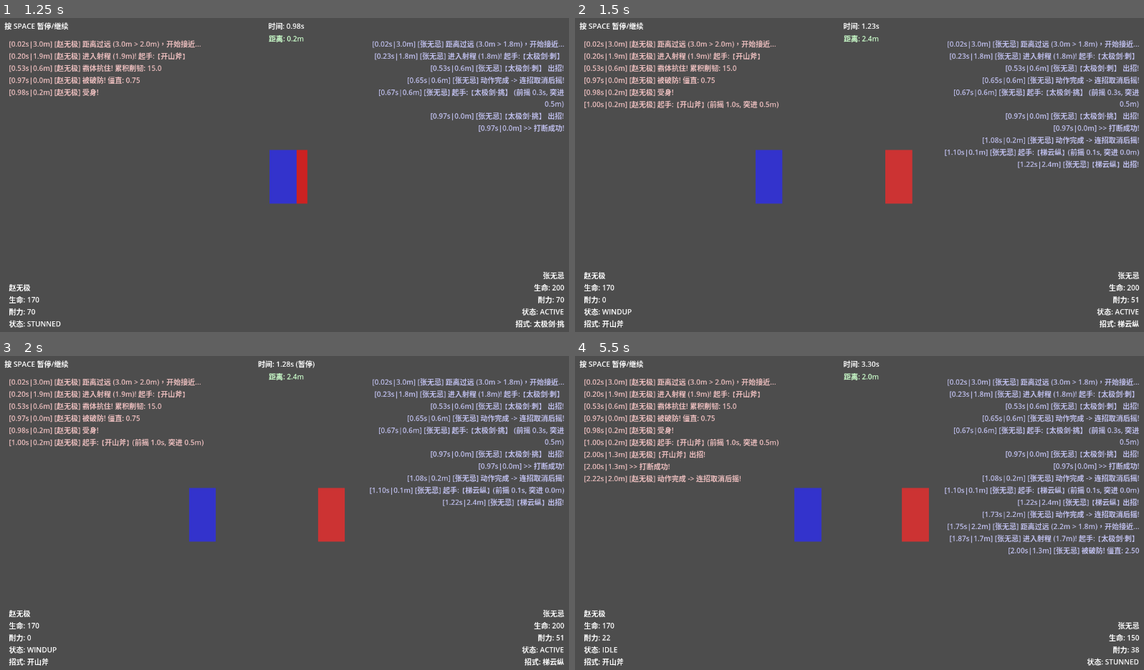
Above: before the commit, frames 1-4 (two rows, left to right).
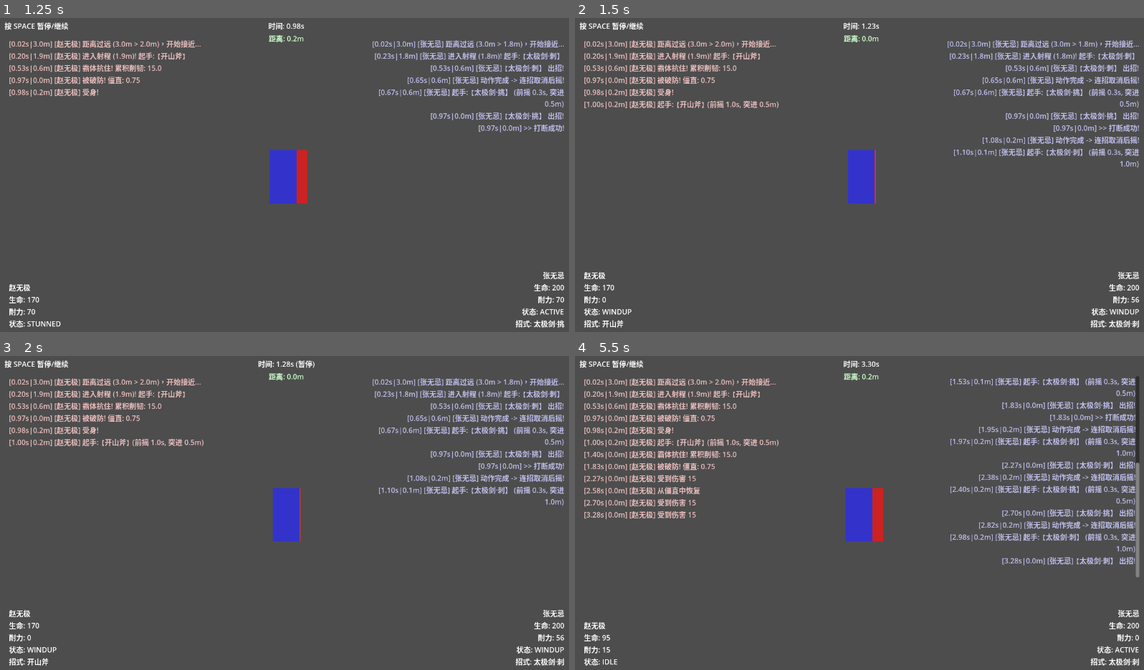
Above: after the commit, the same moments.

Repository: wushuangabao/chat-prj
Game: Godot game, scene res://scenes/Main.tscn
Same seed, same stepped clock (60 frames per second), same inputs: the game is played once before the commit and once after it.
Inputs:
- Up to frame 1 (1.25 s): tap Enter (ui_accept) at 0.5, 0.77 s
- Up to frame 2 (1.5 s): no input
- Up to frame 3 (2 s): tap Enter (ui_accept) at 1.52 s
- Up to frame 4 (5.5 s): tap Enter (ui_accept) at 2, 3.02, 3.5, 3.77, 4.25, 4.52, 5 s

Frame 1 is identical in both runs. In frame 2, 3.6% of the frame differs, in the area x 31-100%, y 5-99%; in frame 3, 3.5%; in frame 4, 12%, in the area x 1-100%, y 5-99%.

Commit message:
little modify
移除玩家2的闪避节点引用，改为注释状态以备后续使用；
更新项目配置中的渲染方法为gl_compatibility（兼容）。

Diff:
--- a/DivineMechanism/project.godot
+++ b/DivineMechanism/project.godot
@@ -18,3 +18,8 @@
 
 window/size/viewport_width=1280
 window/size/viewport_height=720
+
+[rendering]
+
+renderer/rendering_method="gl_compatibility"
+renderer/rendering_method.mobile="gl_compatibility"
--- a/DivineMechanism/scripts/Main.gd
+++ b/DivineMechanism/scripts/Main.gd
@@ -38,7 +38,7 @@
 
 	p2_nodes["start"] = light_atk1
 	p2_nodes["atk2"] = light_atk2
-	p2_nodes["dodge"] = dodge
+	#p2_nodes["dodge"] = dodge
 
 	p2.init("张无忌", 200, p2_nodes, "start")
 
